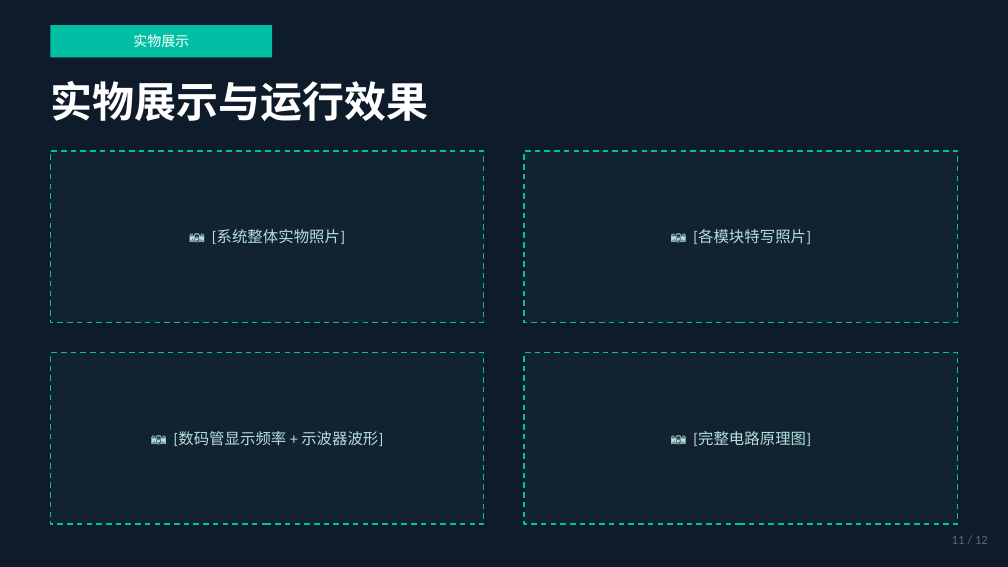
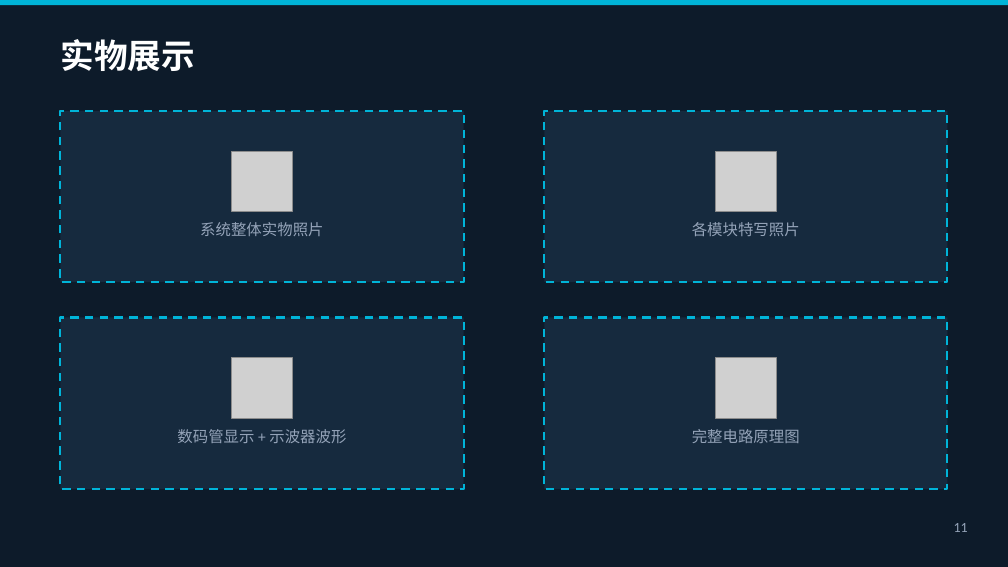
Before and after one commit to ParacosmYy/-, a slide deck: slide 11 of Reference/SPWM波形发生器汇报.pptx. Drawn at 1008x567 pixels with LibreOffice and Linux fonts; fonts in the diff are those of the drawing; grey boxes stand for pictures. Boxes give left, top, right and bottom in pixels: in the first picture for what was removed or moved away, otherwise in the second. Text is boxed around its words. In the diff, an @@ line names an element or a change of style, - is before the commit and + after.

```diff
--- a/Reference/SPWM波形发生器汇报.pptx
+++ b/Reference/SPWM波形发生器汇报.pptx
@@ rectangle added at [0, 0, 1008, 5], fill #00B4D8 @@
@@ rectangle removed at [50, 25, 272, 57] @@
@@ text "实物展示": place and size @@
-text "实物展示" at [133, 34, 189, 47]
+text "实物展示" at [60, 39, 194, 71]
@@ text "实物展示" at [60, 39, 194, 71]: size 10 to 24 pt, font Calibri to TeX Gyre Schola, bold on; alignment centre to left @@
@@ text removed at [50, 81, 428, 121] @@
-实物展示与运行效果
@@ fill #1A2D3D at 40% opacity to #162A3E; outline #00BFA5 1 pt dashed to #00B4D8 1.5 pt dashed; proportions changed in 4 elements at [544, 111, 948, 282], [60, 318, 464, 489], [544, 318, 948, 489], [60, 111, 464, 282] @@
@@ rectangle: place and size @@
-rectangle at [50, 151, 484, 323]
+rectangle at [60, 111, 464, 282]
@@ rectangle: place and size @@
-rectangle at [524, 151, 958, 323]
+rectangle at [544, 111, 948, 282]
@@ picture added at [232, 151, 292, 212] @@
@@ picture added at [716, 151, 776, 212] @@
@@ text at [200, 222, 323, 236]: text changed; text colour #B2DFDB to #94A3B8 @@
-📷 [系统整体实物照片]
+系统整体实物照片
@@ text at [692, 222, 800, 236]: text changed; text colour #B2DFDB to #94A3B8 @@
-📷 [各模块特写照片]
+各模块特写照片
@@ rectangle: place and size @@
-rectangle at [50, 353, 484, 524]
+rectangle at [60, 318, 464, 489]
@@ rectangle: place and size @@
-rectangle at [524, 353, 958, 524]
+rectangle at [544, 318, 948, 489]
@@ picture added at [232, 358, 292, 418] @@
@@ picture added at [716, 358, 776, 418] @@
@@ text at [177, 429, 346, 443]: text changed; text colour #B2DFDB to #94A3B8 @@
-📷 [数码管显示频率 + 示波器波形]
+数码管显示 + 示波器波形
@@ text at [692, 429, 800, 443]: text changed; text colour #B2DFDB to #94A3B8 @@
-📷 [完整电路原理图]
+完整电路原理图
@@ text at [954, 523, 968, 532]: text changed; size 9 to 10 pt; text colour #546E7A to #94A3B8 @@
-11 / 12
+11
```
Also in this commit, not shown: 9 other slides changed, 2 slides added, 2 slides removed, 4 other files.
